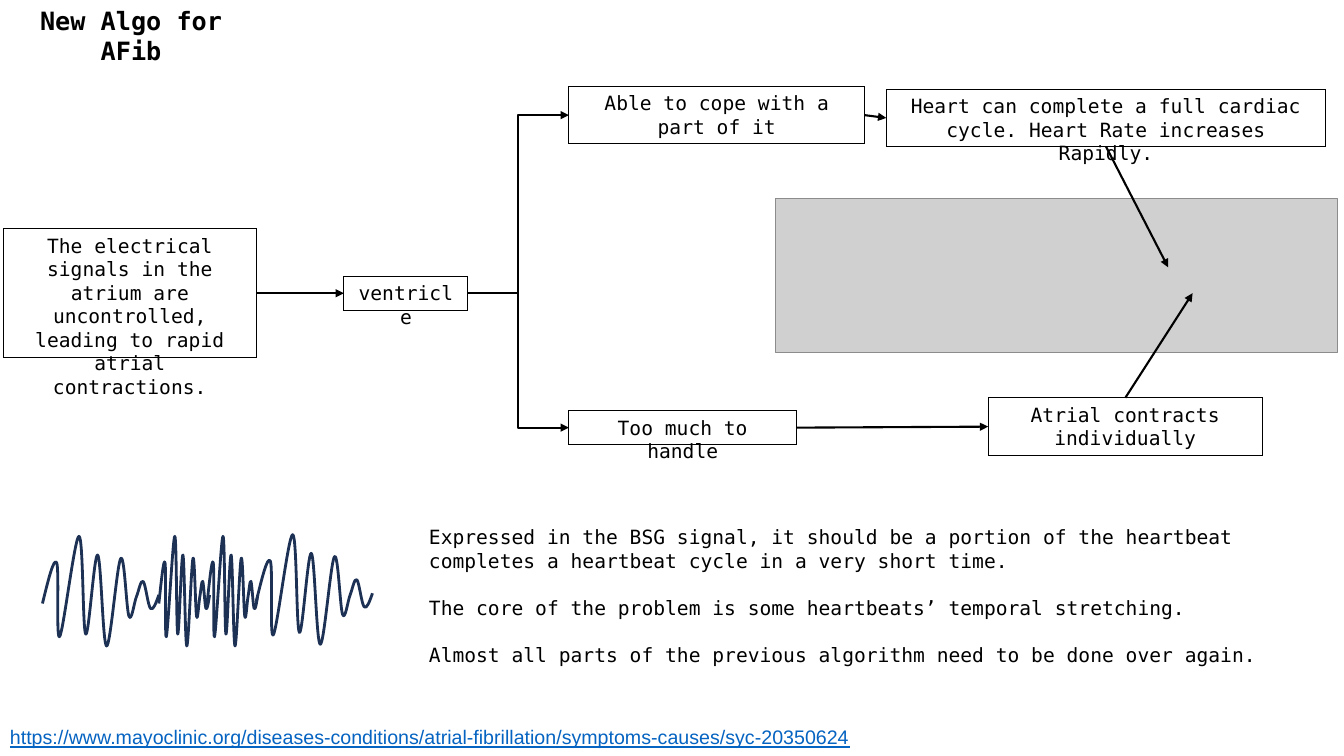
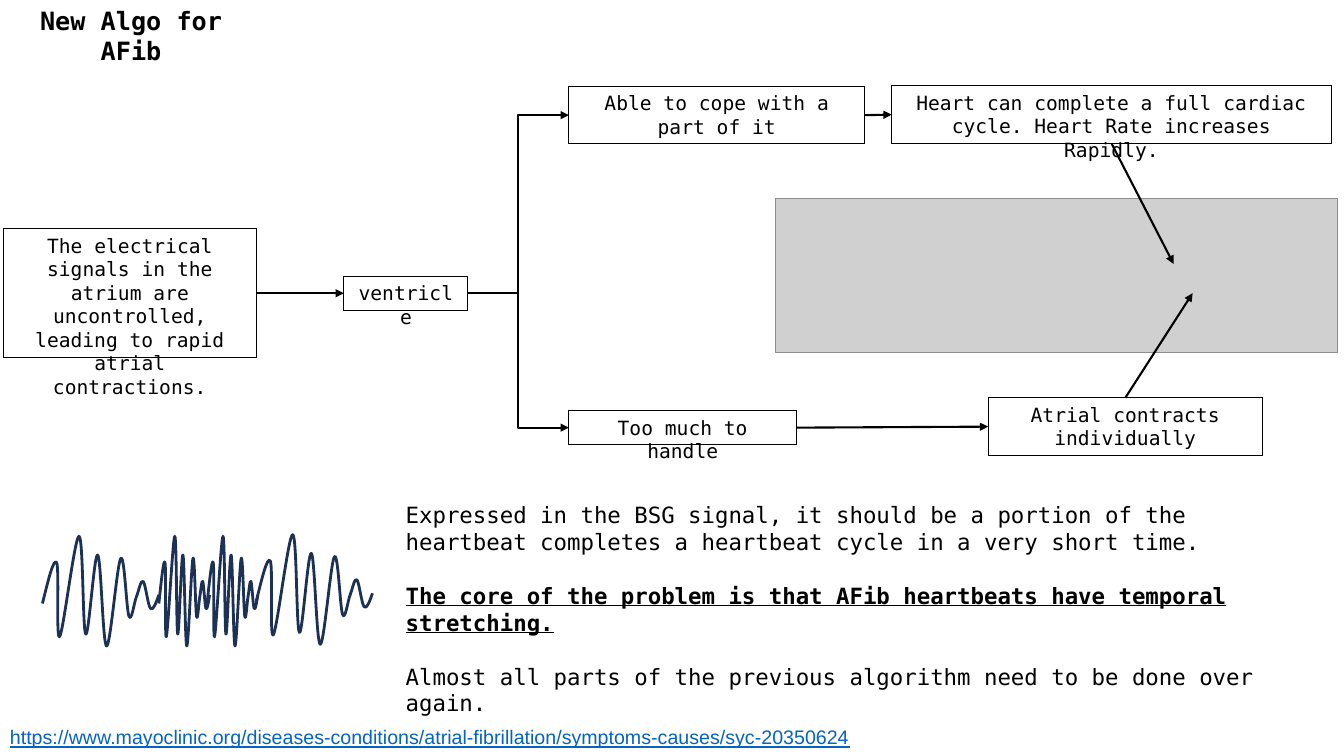
Before and after one commit to A-Big-Tortoise/Presentation, a slide deck: slide 3 of Presentation_0415_JiayuChen.pptx. Drawn at 1344x756 pixels with LibreOffice and Linux fonts; fonts in the diff are those of the drawing; grey boxes stand for pictures. Boxes give left, top, right and bottom in pixels: in the first picture for what was removed or moved away, otherwise in the second. Text is boxed around its words. In the diff, an @@ line names an element or a change of style, - is before the commit and + after.

```diff
--- a/Presentation_0415_JiayuChen.pptx
+++ b/Presentation_0415_JiayuChen.pptx
@@ rectangle "Heart can complete a full ...": place and size @@
-rectangle "Heart can complete a full ..." at box(886, 89, 1326, 146)
+rectangle "Heart can complete a full ..." at box(892, 86, 1332, 143)
@@ arrow moved from (865, 115) - (886, 118) to (865, 115) - (892, 115) @@
@@ arrow moved from (1106, 147) - (1169, 267) to (1112, 143) - (1174, 264) @@
@@ text "Expressed in the BSG signal, ...": place and size @@
-text "Expressed in the BSG signal, ..." at box(429, 529, 1256, 667)
+text "Expressed in the BSG signal, ..." at box(406, 506, 1253, 716)
@@ text at box(406, 506, 1253, 716): size 14 to 16 pt in "Expressed in the BSG signal, it should ...", "Almost all parts of the previous algorithm ..." @@
@@ text at box(406, 586, 1227, 636): text changed; size 14 to 16 pt; bold on @@
-The core of the problem is some heartbeats’ temporal stretching.
+The core of the problem is that AFib heartbeats have temporal stretching.
```
Also in this commit, not shown: 5 other slides changed, 7 other files.
